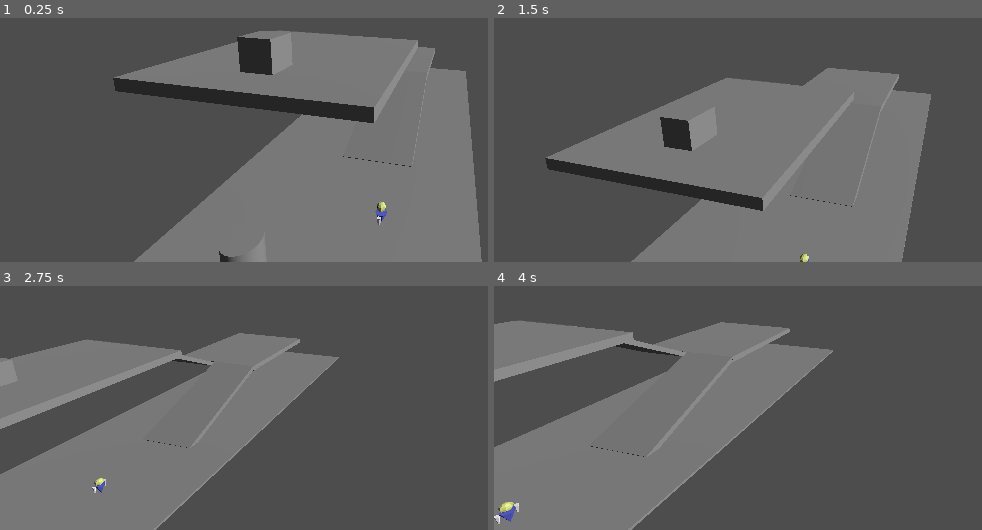
Above: before the commit, frames 1-4 (two rows, left to right).
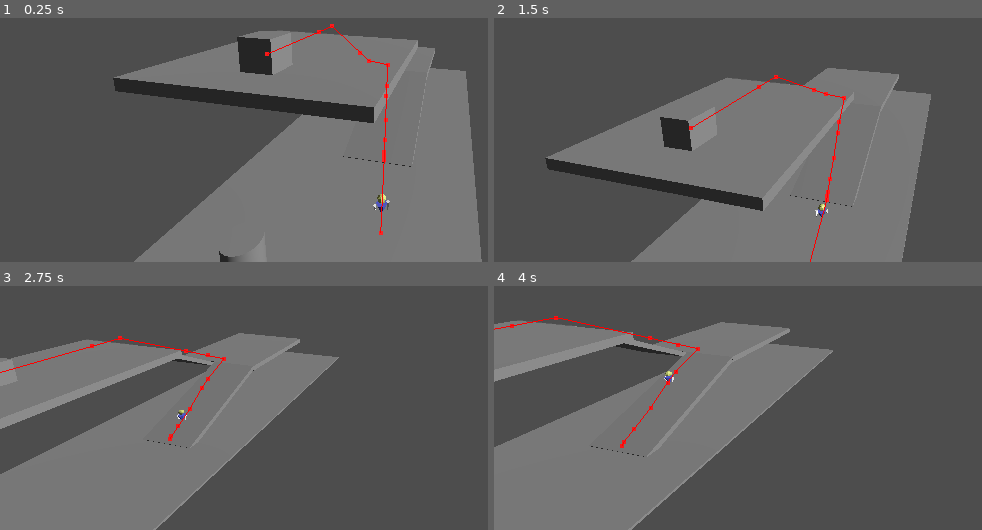
Above: after the commit, the same moments.

Repository: TimurBysky/GOAP-Test
Game: Godot game, scene res://board.tscn
Same seed, same stepped clock (60 frames per second), same inputs: the game is played once before the commit and once after it.
Inputs (mouse positions are in pixels of both pictures, inside the frame that each line leads up to):
- Up to frame 1 (0.25 s): no input
- Up to frame 2 (1.5 s): move the mouse to (outside the picture) at 0.52 s; hold D 0.53-1.28 s; hold E 0.53-1.28 s; click (outside the picture) at 0.67 s; move the mouse to (733, 59) at 1.27 s; hold S from 1.28 s (still down); tap Q at 1.35 s
- Up to frame 3 (2.75 s): move the mouse to (outside the picture) at 2.02 s; release S at 2.03 s; hold D from 2.03 s (still down); hold Shift from 2.03 s (still down)
- Up to frame 4 (4 s): move the mouse to (855, 395) at 2.77 s; release D at 2.78 s; release Shift at 2.78 s; hold W 2.78-3.53 s; tap E at 2.85 s; click (855, 395) at 2.92 s; move the mouse to (outside the picture) at 3.52 s; hold A from 3.53 s (still down); hold Q from 3.53 s (still down)

The runs differ from the first frame. In frame 1, 0.6% of the frame differs, in the area x 54-80%, y 2-89%; in frame 2, 0.5%; in frame 3, 0.5%; in frame 4, 0.7%, in the area x 0-43%, y 12-98%.

Commit message:
Добавлен примитивный ИИ

Diff:
--- a/simple_agent.gd
+++ b/simple_agent.gd
@@ -1,38 +1,67 @@
+# simple_agent.gd
 extends CharacterBody3D
 class_name CharacterBot
 
-@export var movement_speed: float = 1.0
-@onready var navigation_agent: NavigationAgent3D = get_node("NavigationAgent3D")
-@onready var animation: AnimationPlayer = get_node("Agent2/AnimationPlayer")
-@onready var deliveryPointPosition = $"../DeliveryPoint".position
-@onready var box = $"../Box".position
+@export var movement_speed: float = 2.0
+@export var rotation_speed: float = 5.0
+@onready var navigation_agent: NavigationAgent3D = $NavigationAgent3D
+@onready var animation: AnimationPlayer = $Agent2/AnimationPlayer
+@onready var deliveryPoint = $"../DeliveryPoint"
+@onready var deliveryPointPos = $"../DeliveryPoint".position
+@onready var box = $"../Box"
+@onready var boxPos = $"../Box".position
+@onready var area3D: Area3D = $Area3D
 
+var has_box = false
+var isBoxDelivered = false
 
 func _ready() -> void:
-	navigation_agent.velocity_computed.connect(Callable(_on_velocity_computed))
+	navigation_agent.velocity_computed.connect(_on_velocity_computed)
+	thinking(null)
+	area3D.body_entered.connect(thinking)
 	animation.play("Idle")
 
 
+
+func thinking(body: Node3D):
+	if body != null:
+		print(body.name)
+		if body.name == "Box" or body.name == "DeliveryPointbox":
+			if body.name == "Box":
+				has_box = true
+				area3D.body_entered.emit()
+	if !has_box and !isBoxDelivered:
+		go_to_object(boxPos)
+	if has_box and !isBoxDelivered:
+		go_to_object(deliveryPointPos)
+	print(has_box)
+
 func set_movement_target(movement_target: Vector3):
-	navigation_agent.set_target_position(movement_target) #Куда пойдёт агент (интерфейс агента)
+	navigation_agent.set_target_position(movement_target)
 
-func _physics_process(delta):
-	# Do not query when the map has never synchronized and is empty.
-	if NavigationServer3D.map_get_iteration_id(navigation_agent.get_navigation_map()) == 0:
-		animation.play("Idle")
-		return
+func _physics_process(delta: float):
 	if navigation_agent.is_navigation_finished():
 		animation.play("Idle")
 		return
 
-	var next_path_position: Vector3 = navigation_agent.get_next_path_position() #Получаем следующую точку пути агента
-	var new_velocity: Vector3 = global_position.direction_to(next_path_position) * movement_speed # Двигаем агента к этой точке
+	var next_path_position: Vector3 = navigation_agent.get_next_path_position()
+	var direction: Vector3 = global_position.direction_to(next_path_position)
+	var new_velocity: Vector3 = direction * movement_speed
+
+	# Плавный поворот в направлении движения
+	if direction.length() > 0:
+		var target_rotation = atan2(-direction.x, -direction.z)
+		rotation.y = lerp_angle(rotation.y, target_rotation, rotation_speed * delta)
 
 	if navigation_agent.avoidance_enabled:
 		navigation_agent.set_velocity(new_velocity)
 	else:
 		_on_velocity_computed(new_velocity)
+
 	animation.play("Walk")
+
+func go_to_object(target_position: Vector3):
+	navigation_agent.set_target_position(target_position) #Конечная точка маршрута
 
 func _on_velocity_computed(safe_velocity: Vector3):
 	velocity = safe_velocity
--- a/simple_agent.tscn
+++ b/simple_agent.tscn
@@ -1,7 +1,10 @@
-[gd_scene load_steps=4 format=3 uid="uid://cftfy8gabmxwd"]
+[gd_scene load_steps=5 format=3 uid="uid://cftfy8gabmxwd"]
 
 [ext_resource type="Script" uid="uid://di530ba1jxjxy" path="res://simple_agent.gd" id="1_as04k"]
 [ext_resource type="PackedScene" uid="uid://olqijwdeihxu" path="res://agent_2.tscn" id="2_df1q7"]
+
+[sub_resource type="BoxShape3D" id="BoxShape3D_df1q7"]
+size = Vector3(0.604431, 0.677734, 1.21729)
 
 [sub_resource type="CapsuleShape3D" id="CapsuleShape3D_cff10"]
 radius = 0.325102
@@ -9,6 +12,12 @@
 
 [node name="SimpleAgent" type="CharacterBody3D"]
 script = ExtResource("1_as04k")
+
+[node name="Area3D" type="Area3D" parent="."]
+
+[node name="CollisionShape3D" type="CollisionShape3D" parent="Area3D"]
+transform = Transform3D(1, 0, 0, 0, 1, 0, 0, 0, 1, 0.00332642, 0.161133, -0.367432)
+shape = SubResource("BoxShape3D_df1q7")
 
 [node name="CollisionShape3D" type="CollisionShape3D" parent="."]
 transform = Transform3D(1, 0, 0, 0, 1, 0, 0, 0, 1, 0, 0.267133, 0)
